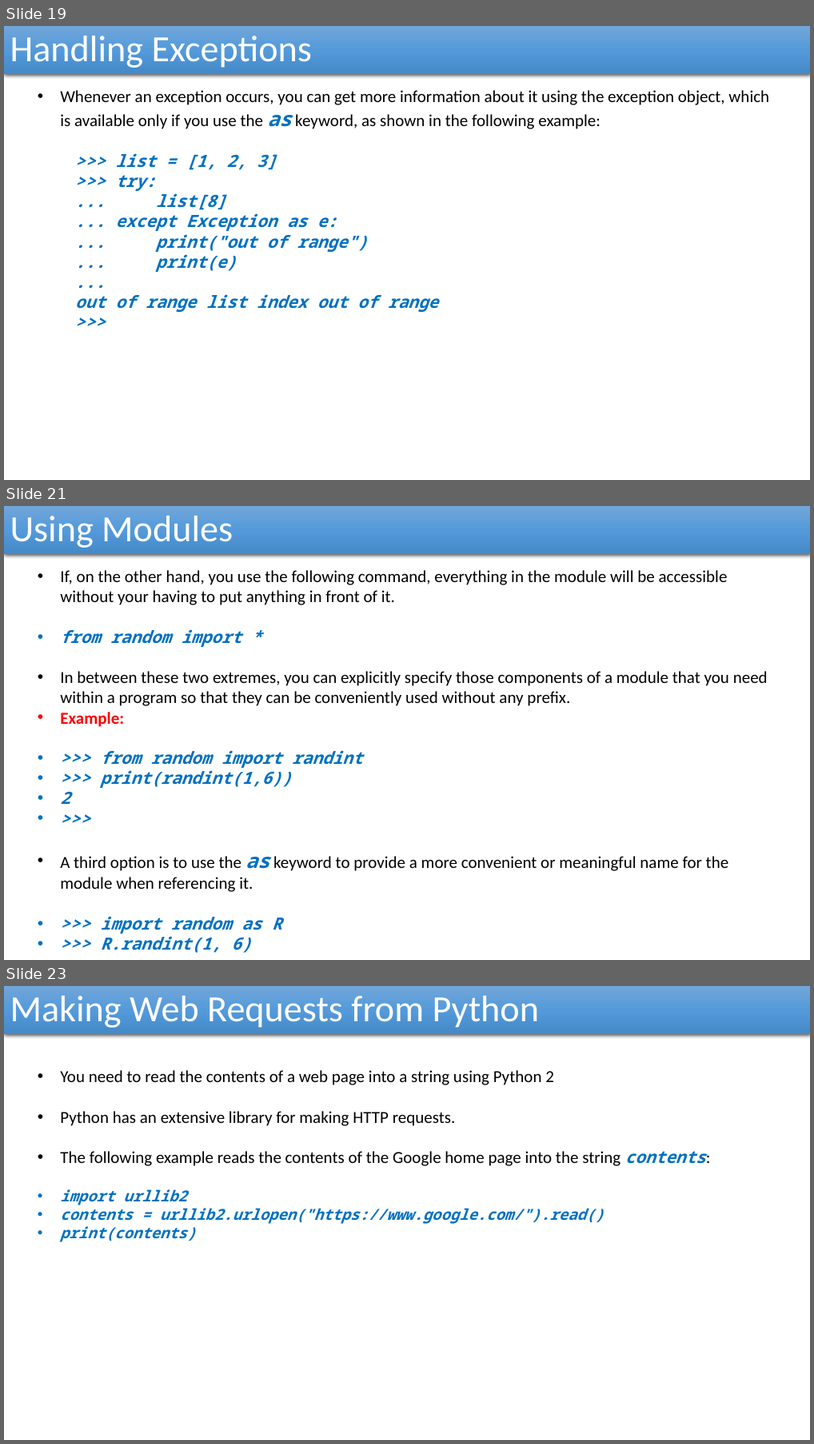
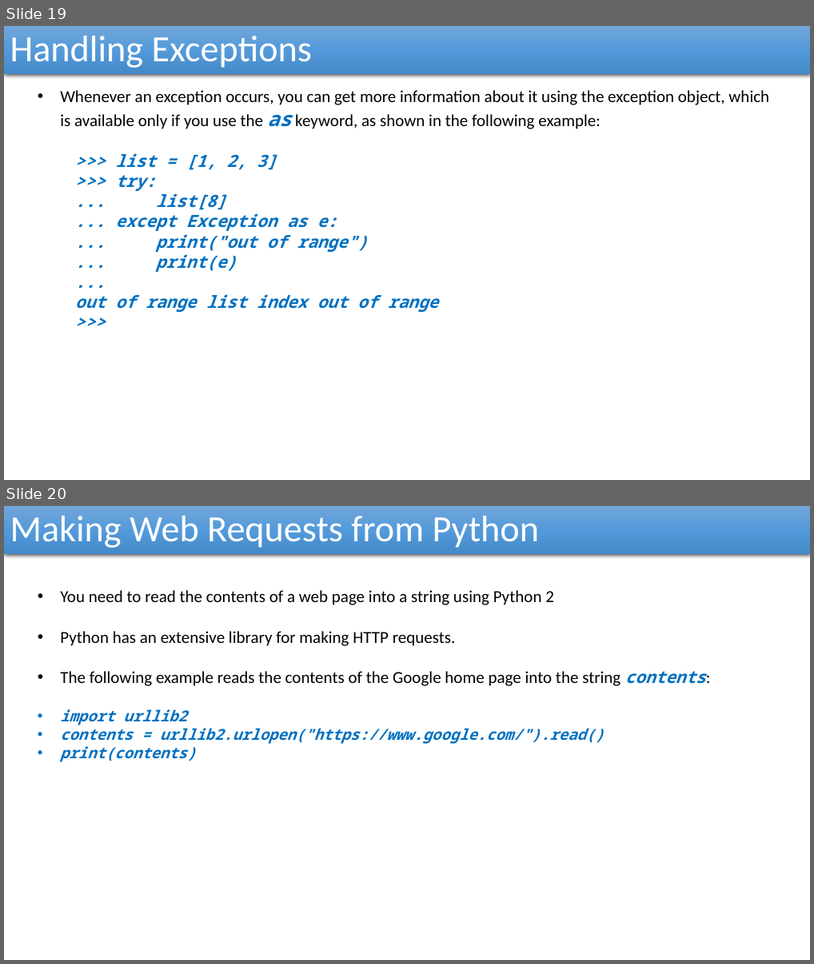
Before and after one commit to reza-arjmandi/rpi-course, a slide deck: session4/presentaion/Python_Advanced.pptx. Shown one above the other, each under a label of ours: slides 19, 21 and 23 before the commit, slides 19 and 20 after it; the slides between them are not shown. The pictures are 814x1444 and 814x964 pixels, drawn with LibreOffice and Linux fonts; fonts in the diff are those of the drawing. Boxes give left, top, right and bottom in pixels: in the first picture for what was removed or moved away, otherwise in the second. Text is boxed around its words. In the diff, an @@ line names an element or a change of style, - is before the commit and + after.

```diff
--- a/session4/presentaion/Python_Advanced.pptx
+++ b/session4/presentaion/Python_Advanced.pptx
@@ slide 21 removed at [4,506,810,960], background #FFFFFF @@
@@ rectangle removed at [4,506,810,554] @@
-Using Modules
@@ text removed at [60,570,768,952] @@
-• If, on the other hand, you use the following command, everything in the module will be accessible without your having to put anything in front of it.
-• from random import *
-• In between these two extremes, you can explicitly specify those components of a module that you need within a program so that they can be conveniently used without any prefix.
-• Example:
-• >>> from random import randint
-• >>> print(randint(1,6))
-• 2
-• >>>
-• A third option is to use the as keyword to provide a more convenient or meaningful name for the module when referencing it.
-• >>> import random as R
-• >>> R.randint(1, 6)
@@ what was slide 23 is now slide 20 @@
```
Also in this commit, not shown: 2 other slides removed, 2 other files.
